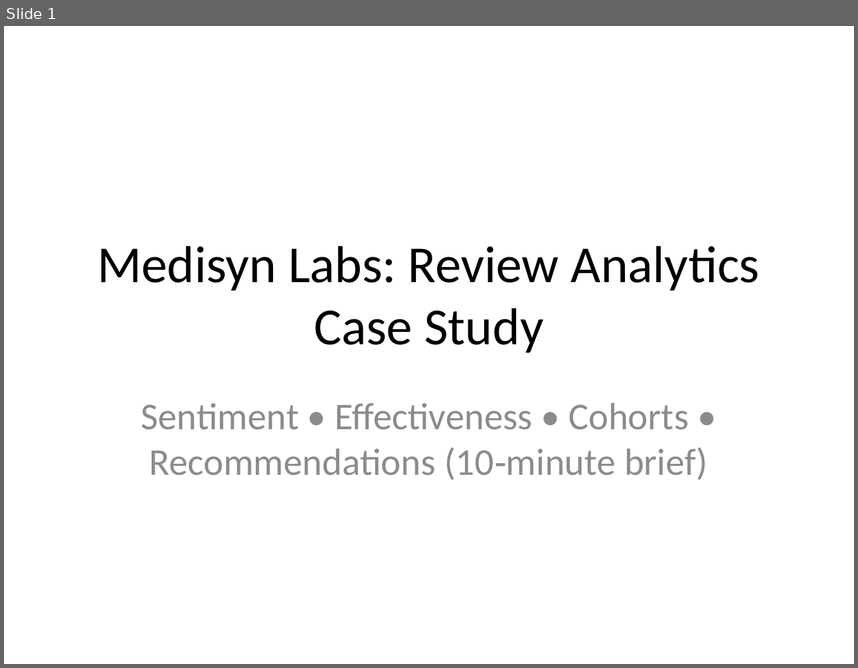
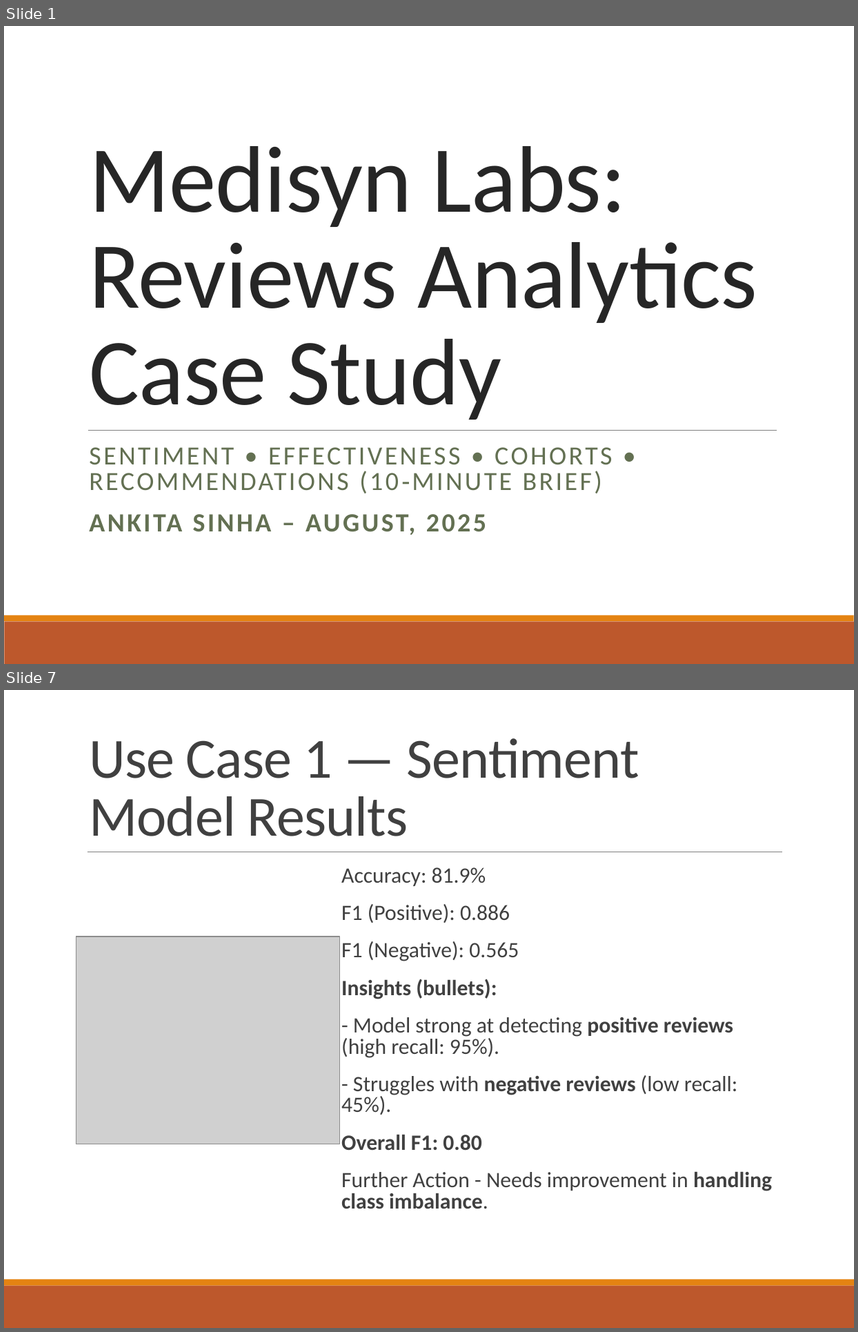
Before and after one commit to ankita-ai/MedisynLabsCaseStudy, a slide deck: Medisyn_Case_Study_4_Use_Cases.pptx. Shown one above the other, each under a label of ours: slide 1 before the commit, slides 1 and 7 after it; the slides between them are not shown. The pictures are 858x668 and 858x1332 pixels, drawn with LibreOffice and Linux fonts; fonts in the diff are those of the drawing; grey boxes stand for pictures. Boxes give left, top, right and bottom in pixels: in the first picture for what was removed or moved away, otherwise in the second. Text is boxed around its words. In the diff, an @@ line names an element or a change of style, - is before the commit and + after.

```diff
--- a/Medisyn_Case_Study_4_Use_Cases.pptx
+++ b/Medisyn_Case_Study_4_Use_Cases.pptx
@@ slide 7 added at [4,690,854,1328], background #FFFFFF; not listed: 2 template elements that a slide beside it also shows @@
@@ title added at [89,738,639,836], 48 pt, text #404040 @@
+Use Case 1 — Sentiment Model Results
@@ line added from (87, 851) to (782, 851), #808080 0.5 pt @@
@@ text added at [341,867,772,1209], 18.5 pt, text #404040 @@
+  Accuracy: 81.9%
+  F1 (Positive): 0.886
+  F1 (Negative): 0.565
+  Insights (bullets):
+  - Model strong at detecting positive reviews (high recall: 95%).
+  - Struggles with negative reviews (low recall: 45%).
+  Overall F1: 0.80
+  Further Action - Needs improvement in handling class imbalance.
@@ picture added at [76,936,340,1144] @@
@@ slide 1 changed as well @@
@@ title "Medisyn Labs: Reviews Analytics Case ..." at [89,146,758,419]: vertical alignment middle to bottom @@
@@ title at [89,146,758,419]: text changed; size 44 to 80 pt; text colour #000000 to #262626 @@
-Medisyn Labs: Review Analytics Case Study
+Medisyn Labs: Reviews Analytics Case Study
@@ line added from (88, 430) to (777, 430), #808080 0.5 pt @@
@@ subtitle at [89,447,612,535]: text changed; size 32 to 22.2 pt; text colour #8C8C8C to #637052 @@
-Sentiment • Effectiveness • Cohorts • Recommendations (10‑minute brief)
+SENTIMENT • EFFECTIVENESS • COHORTS • RECOMMENDATIONS (10‑MINUTE BRIEF)
+ANKITA SINHA – AUGUST, 2025
@@ rectangle added at [4,621,854,664], fill #BD582C @@
@@ rectangle added at [4,615,854,621], fill #E48312 @@
```
Also in this commit, not shown: 8 other slides changed, 6 other slides added, 1 slide removed.
